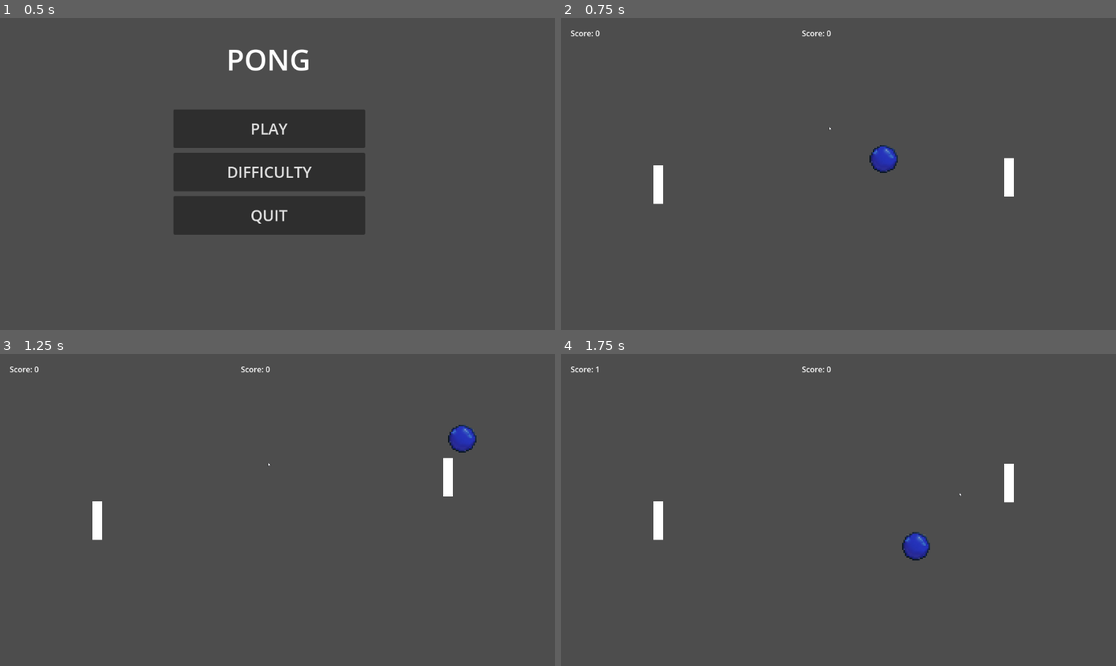
Above: before the commit, frames 1-4 (two rows, left to right).
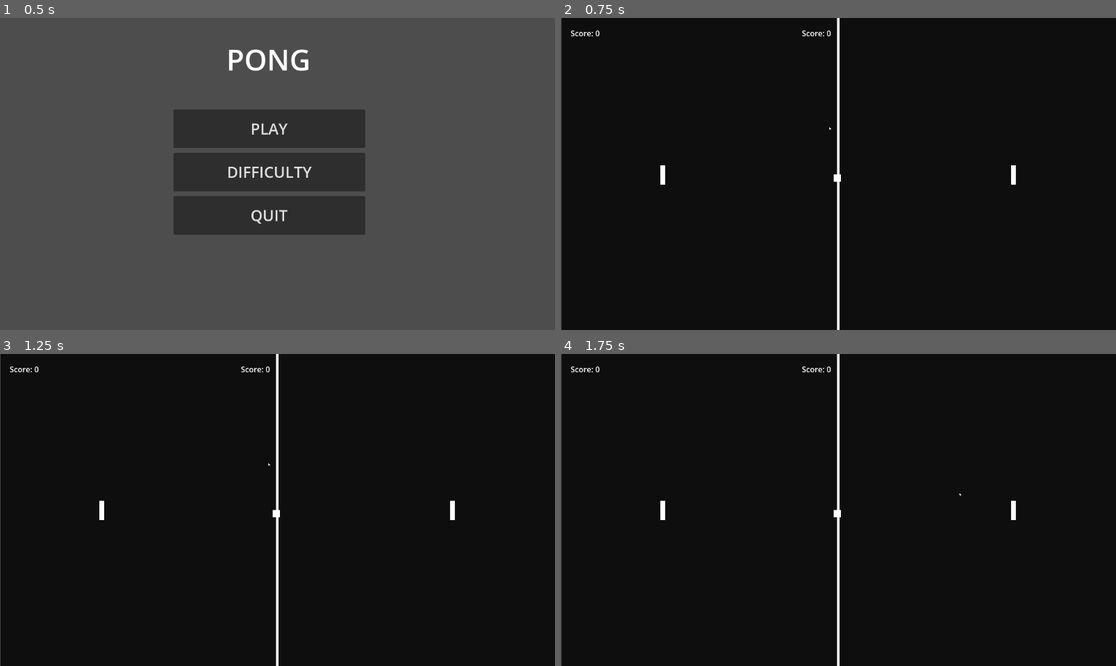
Above: after the commit, the same moments.

Repository: zallec/Internship-Project-1
Game: Godot game, scene res://scenes/main_menu.tscn
Two runs of this game, one before a commit and one after it. Both use one fixed random seed, a clock stepped at 60 frames per second and the inputs below.
Inputs (mouse positions are in pixels of both pictures, inside the frame that each line leads up to):
- Up to frame 1 (0.5 s): no input
- Up to frame 2 (0.75 s): click "PLAY" at 0.5 s
- Up to frame 3 (1.25 s): no input
- Up to frame 4 (1.75 s): move the mouse to (960, 494) at 1.27 s

Frame 1 is identical in both runs. In frame 2, 100% of the frame differs, in the area x 0-100%, y 0-100%; in frame 3, 100%; in frame 4, 100%.

Commit message:
redid ball logic using enum states to fix spawn issues and keep the same ball throughout match. Player & enemy walls are neatened and overall code is smaller but has better performance

Diff:
--- a/scenes/ball.tscn
+++ b/scenes/ball.tscn
@@ -3,17 +3,31 @@
 [ext_resource type="Script" uid="uid://rcmbcj3h8xdq" path="res://scenes/scripts/ball.gd" id="1_7s4qf"]
 [ext_resource type="Texture2D" uid="uid://b7g8ykurb1kg5" path="res://assets/sprites/ball.png" id="2_cxlvu"]
 
-[sub_resource type="CircleShape2D" id="CircleShape2D_cxlvu"]
-radius = 9.666667
+[sub_resource type="RectangleShape2D" id="RectangleShape2D_cxlvu"]
+size = Vector2(15, 15)
 
 [node name="Ball" type="CharacterBody2D" unique_id=1366729709]
 motion_mode = 1
 script = ExtResource("1_7s4qf")
 
 [node name="CollisionShape2D" type="CollisionShape2D" parent="." unique_id=2094439841]
-scale = Vector2(3, 3)
-shape = SubResource("CircleShape2D_cxlvu")
+position = Vector2(0.5, 0.5)
+shape = SubResource("RectangleShape2D_cxlvu")
 
 [node name="Sprite2D" type="Sprite2D" parent="." unique_id=165624682]
-scale = Vector2(0.2, 0.2)
+visible = false
+scale = Vector2(0.15, 0.15)
 texture = ExtResource("2_cxlvu")
+
+[node name="ColorRect" type="ColorRect" parent="." unique_id=333280169]
+anchors_preset = 8
+anchor_left = 0.5
+anchor_top = 0.5
+anchor_right = 0.5
+anchor_bottom = 0.5
+offset_left = -7.5
+offset_top = -7.5
+offset_right = 7.5
+offset_bottom = 7.5
+grow_horizontal = 2
+grow_vertical = 2
--- a/scenes/enemyWall.tscn
+++ b/scenes/enemyWall.tscn
@@ -3,22 +3,25 @@
 [ext_resource type="Script" uid="uid://ca7troc3jxtyu" path="res://scenes/scripts/enemyWall.gd" id="1_m24gv"]
 
 [sub_resource type="RectangleShape2D" id="RectangleShape2D_jorrf"]
-size = Vector2(4, 80)
+size = Vector2(10, 40)
 
 [node name="enemyWall" type="CharacterBody2D" unique_id=2057786081]
 motion_mode = 1
+platform_on_leave = 2
 script = ExtResource("1_m24gv")
 
 [node name="CollisionShape2D" type="CollisionShape2D" parent="." unique_id=1469816695]
-position = Vector2(-17, 21)
 shape = SubResource("RectangleShape2D_jorrf")
 
-[node name="Sprite2D" type="Sprite2D" parent="." unique_id=1677342442]
-
 [node name="ColorRect" type="ColorRect" parent="." unique_id=1317385821]
-offset_left = -19.0
-offset_top = -19.0
-offset_right = 21.0
-offset_bottom = 21.0
-scale = Vector2(0.5, 2)
-metadata/_edit_use_anchors_ = true
+anchors_preset = 8
+anchor_left = 0.5
+anchor_top = 0.5
+anchor_right = 0.5
+anchor_bottom = 0.5
+offset_left = -5.0
+offset_top = -20.0
+offset_right = 5.0
+offset_bottom = 20.0
+grow_horizontal = 2
+grow_vertical = 2
--- a/scenes/main.tscn
+++ b/scenes/main.tscn
@@ -22,7 +22,6 @@
 # Called when the node enters the scene tree for the first time.
 func _ready() -> void:
 	screen_center = get_viewport_rect().size / 2
-
 	new_game()
 
 
@@ -37,78 +36,40 @@
 
 
 func new_game() -> void:
-	# first, initialize ball to get enemyWall to track
-	spawn_ball()
-
+	# initialize
 	$PlayerWall.start()
+	# set ball to track
 	$EnemyWall.start()
-
-	# delay before setting ball physics
-	#await get_tree().create_timer(ball_spawn_delay).timeout
-	var ball: Node = get_node_or_null(\"Ball\")
-	if ball:
-		ball.start()
-		ball.set_physics_process(true)
+	$EnemyWall.ball = $Ball
+
 
 
 func _on_start_delay_timeout() -> void:
 	pass
 
 
-func spawn_ball() -> void:
-	# initialize ball  node
-	var ball: Node = ball_scene.instantiate()
-	ball.name = \"Ball\"
-	ball.position = screen_center
-	add_child(ball)
-	ball.get_node(\"CollisionShape2D\").disabled = true
-	# call_deferred waits until next frame for the enemyWall to start tracking the ball
-	#await get_tree().create_timer(ball_spawn_delay).timeout
-	var new_ball: Node = get_node_or_null(\"Ball\")
-	if new_ball:
-		new_ball.start()
-		new_ball.set_physics_process(true)
-		new_ball.get_node(\"CollisionShape2D\").disabled = false
-		$EnemyWall.ball = new_ball
-	print(\"ball spawned at \", ball.position)
-
-
-func reset_ball() -> void:
-	$EnemyWall.ball = null
-	var ballToRemove: Node = get_node_or_null(\"Ball\")
-	if ballToRemove:
-		ballToRemove.set_physics_process(false)
-		ballToRemove.queue_free()
-
-	# small delay to get enemyWall to track new Ball
-	await get_tree().process_frame
-	print(\"ball reset\")
-	spawn_ball()
-	# delay before setting ball physics
-	#await get_tree().create_timer(ball_spawn_delay).timeout
-	var ball: Node = get_node_or_null(\"Ball\")
-	if ball:
-		ball.start()
-		ball.set_physics_process(true)
-
-
 func _on_goal_left_body_entered(body: Node2D) -> void:
 	if body.name == \"Ball\":
+		get_tree().get_first_node_in_group(\"camera\").set_shake(8.0, 0.3)
 		bot_scoreBoard.increaseScore()
 		print(\"! bot scored !\")
-		reset_ball()
+		$Ball.reset()
 
 
 func _on_goal_right_body_entered(body: Node2D) -> void:
 	if body.name == \"Ball\":
+		get_tree().get_first_node_in_group(\"camera\").set_shake(8.0, 0.3)
 		player_scoreBoard.increaseScore()
 		print(\"! player scored !\")
-		reset_ball()
+		$Ball.reset()
 "
 
 [sub_resource type="GDScript" id="GDScript_yqjtg"]
 script/source = "extends Camera2D
 
+var shake_duration: float = 1
+var shake_strength: float = 1
+var shake_decay: float = 1
 
 # Called when the node enters the scene tree for the first time.
 func _ready() -> void:
@@ -116,8 +77,21 @@
 
 
 # Called every frame. 'delta' is the elapsed time since the previous frame.
-func _process(_delta: float) -> void:
-	pass
+func _process(delta: float) -> void:
+	if shake_duration > 0:
+		shake_duration -= delta
+		# Random offset each frame
+		offset = Vector2(
+			randf_range(-shake_strength, shake_strength),
+			randf_range(-shake_strength, shake_strength) )
+		# Decay the strength over time
+		shake_strength = lerp(shake_strength, 0.0, shake_decay * delta)
+	else:
+		offset = Vector2.ZERO
+
+func set_shake(duration: float, strength: float) -> void:
+	shake_duration = duration
+	shake_strength = strength
 "
 
 [sub_resource type="WorldBoundaryShape2D" id="WorldBoundaryShape2D_jyhfs"]
@@ -143,25 +117,41 @@
 script = SubResource("GDScript_uwrxv")
 ball_scene = ExtResource("3_sugp2")
 
-[node name="Camera2D" type="Camera2D" parent="." unique_id=1731760051]
+[node name="Camera2D" type="Camera2D" parent="." unique_id=1731760051 groups=["camera"]]
 position = Vector2(576, 323)
 editor_draw_limits = true
 script = SubResource("GDScript_yqjtg")
 
-[node name="Cursor" parent="." unique_id=217732197 instance=ExtResource("1_0wfyh")]
-
-[node name="StartDelay" type="Timer" parent="." unique_id=597731998]
-one_shot = true
-
-[node name="Ball" parent="." unique_id=1366729709 instance=ExtResource("3_sugp2")]
-position = Vector2(573, 330)
-
-[node name="PlayerWall" parent="." unique_id=492150251 instance=ExtResource("2_sugp2")]
-position = Vector2(217, 323)
-
-[node name="EnemyWall" parent="." unique_id=151816420 instance=ExtResource("4_jyhfs")]
-position = Vector2(939, 323)
-speed = 150.0
+[node name="Background" type="CanvasLayer" parent="." unique_id=1508596951]
+layer = -1
+
+[node name="BackgroundBox" type="ColorRect" parent="Background" unique_id=2087180486]
+visibility_layer = 257
+anchors_preset = 8
+anchor_left = 0.5
+anchor_top = 0.5
+anchor_right = 0.5
+anchor_bottom = 0.5
+offset_left = -575.5
+offset_top = -324.0
+offset_right = 575.5
+offset_bottom = 324.0
+grow_horizontal = 2
+grow_vertical = 2
+color = Color(0.056291588, 0.056291603, 0.056291595, 1)
+
+[node name="Divider" type="ColorRect" parent="Background/BackgroundBox" unique_id=2049327290]
+layout_mode = 1
+anchors_preset = 13
+anchor_left = 0.5
+anchor_right = 0.5
+anchor_bottom = 1.0
+offset_left = -3.5
+offset_right = 1.5
+grow_horizontal = 2
+grow_vertical = 2
+size_flags_horizontal = 4
+size_flags_vertical = 4
 
 [node name="Borders" type="StaticBody2D" parent="." unique_id=477861045]
 position = Vector2(572, 332)
@@ -179,6 +169,23 @@
 [node name="RightBorder" type="CollisionShape2D" parent="Borders" unique_id=1451515917]
 shape = SubResource("WorldBoundaryShape2D_o6xl0")
 
+[node name="scoreBoardPlayer" parent="." unique_id=596533159 instance=ExtResource("5_tbgi4")]
+follow_viewport_scale = 186.185
+
+[node name="scoreBoardBot" parent="." unique_id=59090383 instance=ExtResource("5_tbgi4")]
+follow_viewport_scale = 186.185
+position = Vector2(500, 20)
+
+[node name="Ball" parent="." unique_id=1366729709 instance=ExtResource("3_sugp2")]
+position = Vector2(573, 330)
+
+[node name="PlayerWall" parent="." unique_id=492150251 instance=ExtResource("2_sugp2")]
+position = Vector2(104, 323)
+
+[node name="EnemyWall" parent="." unique_id=151816420 instance=ExtResource("4_jyhfs")]
+position = Vector2(1041, 323)
+speed = 150.0
+
 [node name="Goal_Left" type="Area2D" parent="." unique_id=1830536288]
 position = Vector2(27, 22)
 
@@ -193,13 +200,11 @@
 position = Vector2(24, 302)
 shape = SubResource("RectangleShape2D_jyhfs")
 
-[node name="scoreBoardPlayer" parent="." unique_id=596533159 instance=ExtResource("5_tbgi4")]
-follow_viewport_scale = 186.185
-
-[node name="scoreBoardBot" parent="." unique_id=59090383 instance=ExtResource("5_tbgi4")]
-follow_viewport_scale = 186.185
-position = Vector2(500, 20)
-
-[connection signal="timeout" from="StartDelay" to="." method="_on_start_delay_timeout"]
+[node name="StartDelay" type="Timer" parent="." unique_id=597731998]
+one_shot = true
+
+[node name="Cursor" parent="." unique_id=217732197 instance=ExtResource("1_0wfyh")]
+
 [connection signal="body_entered" from="Goal_Left" to="." method="_on_goal_left_body_entered"]
 [connection signal="body_entered" from="Goal_Right" to="." method="_on_goal_right_body_entered"]
+[connection signal="timeout" from="StartDelay" to="." method="_on_start_delay_timeout"]
--- a/scenes/playerWall.tscn
+++ b/scenes/playerWall.tscn
@@ -3,22 +3,25 @@
 [ext_resource type="Script" uid="uid://bywcif0gvjyrh" path="res://scenes/scripts/playerWall.gd" id="1_qo04n"]
 
 [sub_resource type="RectangleShape2D" id="RectangleShape2D_jorrf"]
-size = Vector2(14, 40)
+size = Vector2(10, 40)
 
 [node name="playerWall" type="CharacterBody2D" unique_id=2057786081]
+motion_mode = 1
+platform_on_leave = 2
 script = ExtResource("1_qo04n")
 
 [node name="CollisionShape2D" type="CollisionShape2D" parent="." unique_id=1469816695]
-position = Vector2(-2.5, 21)
-scale = Vector2(0.5, 2)
 shape = SubResource("RectangleShape2D_jorrf")
 
-[node name="Sprite2D" type="Sprite2D" parent="." unique_id=1677342442]
-
 [node name="ColorRect" type="ColorRect" parent="." unique_id=1317385821]
-offset_left = -19.0
-offset_top = -19.0
-offset_right = 21.0
-offset_bottom = 21.0
-scale = Vector2(0.5, 2)
-metadata/_edit_use_anchors_ = true
+anchors_preset = 8
+anchor_left = 0.5
+anchor_top = 0.5
+anchor_right = 0.5
+anchor_bottom = 0.5
+offset_left = -5.0
+offset_top = -20.0
+offset_right = 5.0
+offset_bottom = 20.0
+grow_horizontal = 2
+grow_vertical = 2
--- a/scenes/scripts/ball.gd
+++ b/scenes/scripts/ball.gd
@@ -1,30 +1,59 @@
 extends CharacterBody2D
 
-@export var speed: float = 25
-@export var max_speed: float = 500
+@export var speed: float = 15
+@export var max_speed: float = 50
+@export var ball_delay: float = 2
 var direction: Vector2 = Vector2.ZERO
+var starting_pos: Vector2 = Vector2(573, 323)
+var launch_timer: float = 0
 
+enum ball_state {WAITING, LAUNCH, MOVING}
+var cur_state := ball_state.WAITING
+
+signal ball_launch
+signal launch_time
 
 # Called when the node enters the scene tree for the first time.
 func _ready() -> void:
-	set_physics_process(false)
-	hide()
+	starting_pos = global_position
+	reset()
+
+
+func reset() -> void:
+	cur_state = ball_state.WAITING
+	velocity = Vector2.ZERO
+	global_position = starting_pos
+	launch_timer = ball_delay
+	ball_launch.emit()
 
 
 # Called every frame. 'delta' is the elapsed time since the previous frame.
 func _physics_process(delta: float) -> void:
-	var collision: KinematicCollision2D = move_and_collide(velocity * speed * delta)
-	# handles bounce physics, supposed to increase velocity when bouncing
-	if collision:
-		direction = velocity.bounce(collision.get_normal()).normalized()
-		speed = speed * 1.01
-		velocity = velocity.bounce(collision.get_normal())
+	match cur_state:
+		ball_state.WAITING:
+			# counts down using delta instead of timer for live updates
+			launch_timer -= delta
+			var time: float = 1.0 - (launch_timer / ball_delay)
+			emit_signal("launch_time", time)
+			if launch_timer <= 0:
+				launch()
+
+		ball_state.MOVING:
+			var collision: KinematicCollision2D = move_and_collide(velocity * speed * delta)
+			# handles bounce physics, supposed to increase velocity when bouncing
+			if collision:
+				direction = velocity.bounce(collision.get_normal()).normalized()
+				speed = speed * 1.01
+				velocity = velocity.bounce(collision.get_normal())
 
 
-func start() -> void:
-	show()
+func launch() -> void:
+	# launch math
 	var angle: float = randf_range(-PI/6, PI/6)
 	if randi() % 2 == 0:
 		angle += PI
 	direction = Vector2(cos(angle), sin(angle))
 	velocity = direction * speed
+
+	# change state to moving
+	cur_state = ball_state.MOVING
